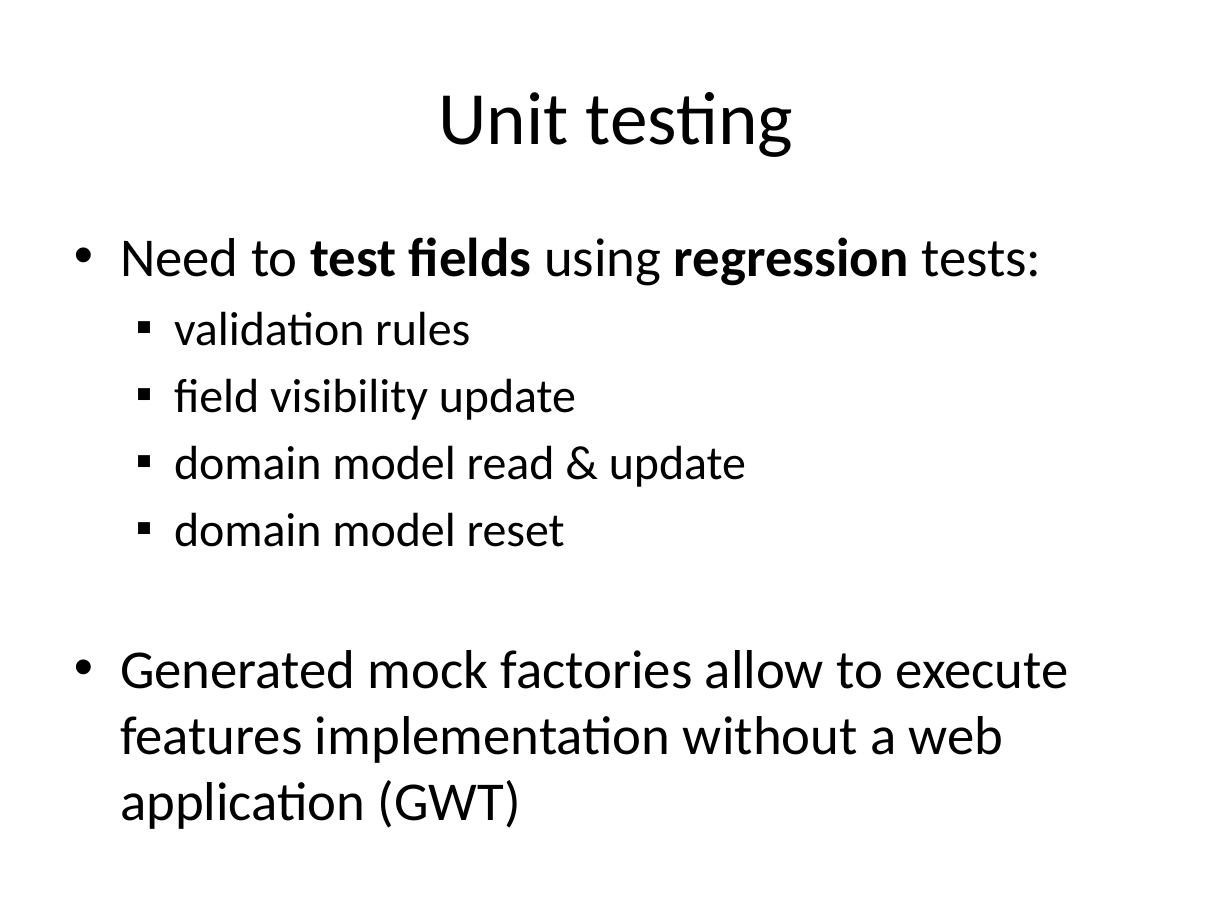
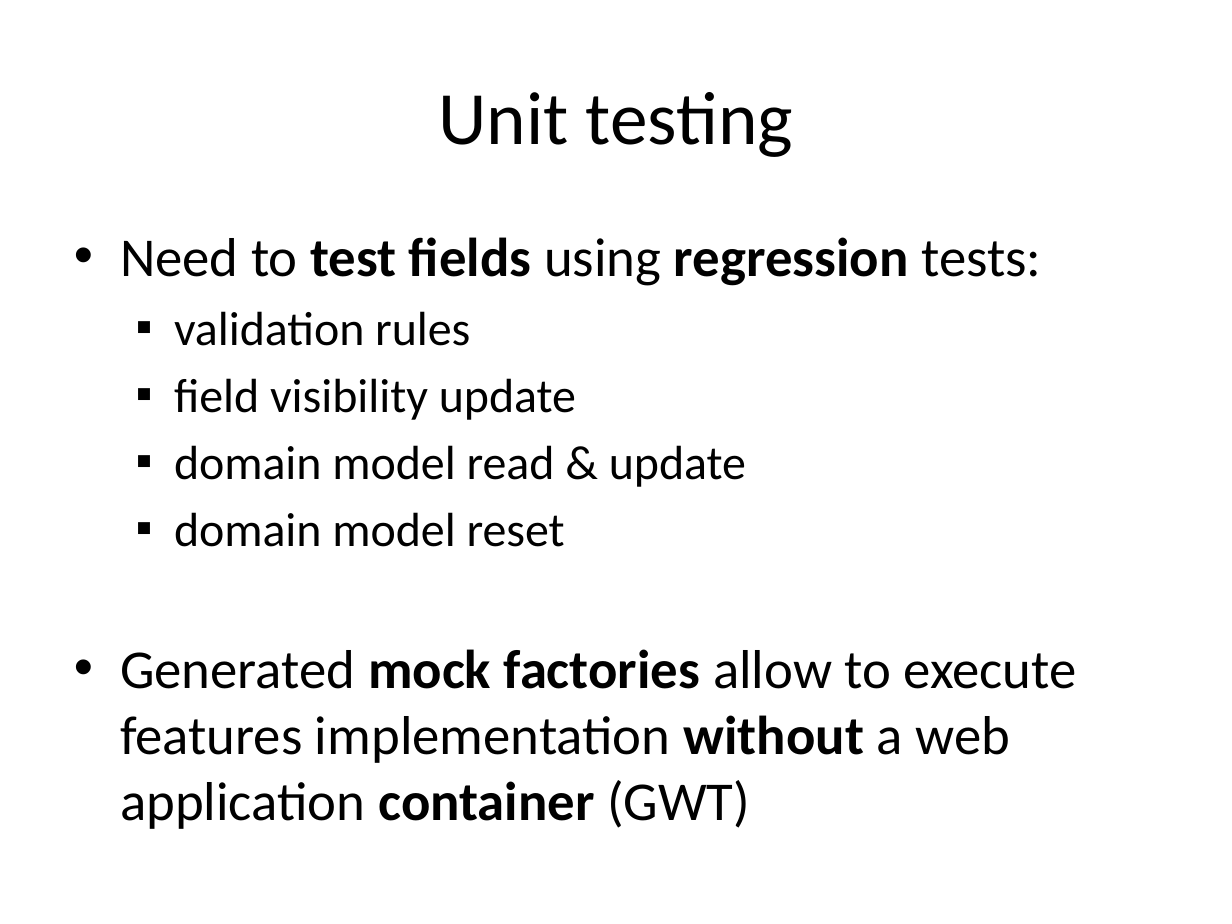
Before and after one commit to lesfurets/mdl4ui, a slide deck: slide 53 of mdl4ui-docs/mdl4ui_cg2013.pptx (slide 49 before the commit). Drawn at 1232x924 pixels with LibreOffice and Linux fonts; fonts in the diff are those of the drawing. Boxes give left, top, right and bottom in pixels: in the first picture for what was removed or moved away, otherwise in the second. Text is boxed around its words. In the diff, an @@ line names an element or a change of style, - is before the commit and + after.

Commit message:
fixed a few typo
added chapters

```diff
--- a/mdl4ui-docs/mdl4ui_cg2013.pptx
+++ b/mdl4ui-docs/mdl4ui_cg2013.pptx
@@ text at (x1=120, y1=649, x2=1077, y2=829): text changed @@
-• Generated mock factories allow to execute features implementation without a web application (GWT)
+• Generated mock factories allow to execute features implementation without a web application container (GWT)
```
Also in this commit, not shown: 14 other slides changed, 7 slides added, 1 slide removed.
